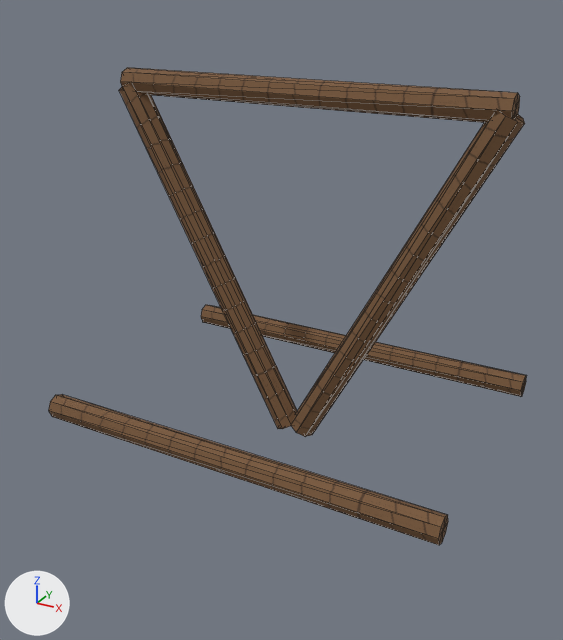
The OBJ model Assets/ProjectOEN/ProductionArt/Meshes/construction_states/cs-002_shelter_partial_frame.obj: old version first, new version second.
The view is the same before and after, from a camera (50 mm lens) standing at (1.35, -2.57, 1.8) and looking at (0.0, -0.12, 0.57). Every picture has the same lights, and +X, +Y and +Z are marked at lower left. The older version comes first. Mesh edges are drawn as thin lines. Where no turn or scale is listed for an object, it has been applied to the vertices. Vertices at exactly the same position are counted once.

The first picture shows 'cs-002_shelter_partial_frame'.
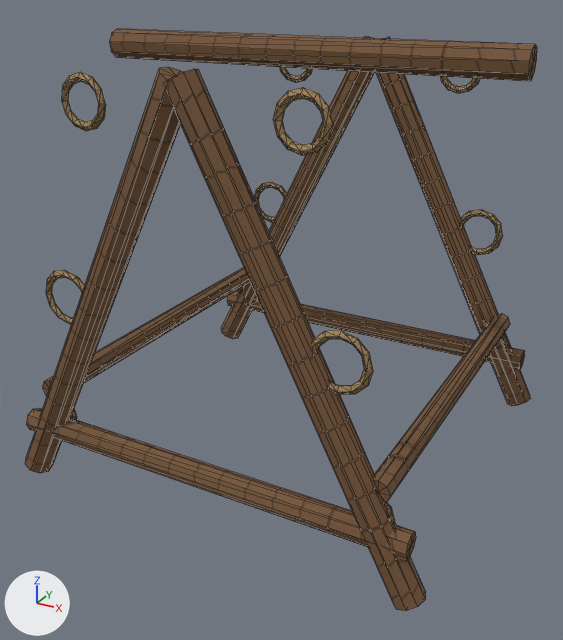
Changed parts and their boxes (x1, y1, x2, y2) in the pictures (563 x 640 px; the box of a moved part takes in the faces that stretch with it):
'cs-002_shelter_partial_frame', reshaped (7% wider, 22% taller)
    before: (49, 68, 527, 545)
    after: (25, 29, 537, 611)
part 1 of me_cs_002_shelter_partial_frame, added (brown)
    after: (109, 29, 537, 81)
part 2 of me_cs_002_shelter_partial_frame, moved or reshaped
    before: (120, 68, 520, 123)
    after: (227, 291, 525, 369)
part 3 of me_cs_002_shelter_partial_frame, added (brown)
    after: (26, 408, 416, 561)
part 4 of me_cs_002_shelter_partial_frame, added
    after: (43, 267, 250, 396)
part 5 of me_cs_002_shelter_partial_frame, added (brown)
    after: (373, 314, 510, 503)
part 6 of me_cs_002_shelter_partial_frame, deleted (brown)
    before: (119, 84, 297, 429)
part 7 of me_cs_002_shelter_partial_frame, deleted (brown)
    before: (201, 305, 527, 397)
part 8 of me_cs_002_shelter_partial_frame, deleted
    before: (291, 113, 525, 437)
part 9 of me_cs_002_shelter_partial_frame, deleted (brown)
    before: (49, 394, 448, 545)
part 10 of me_cs_002_shelter_partial_frame, added
    after: (221, 36, 531, 406)
part 11 of me_cs_002_shelter_partial_frame, added (brown)
    after: (25, 67, 426, 611)

What the commit changed:
Picture 'rope_albedo.png' (img_rope_albedo_png) is new.
Material 'Rope' (mat_rope) is new.
Its texture is img_rope_albedo_png.
Its roughness is 0.89.
me_cs_002_shelter_partial_frame is used by ob_cs_002_shelter_partial_frame; location (0.0, 0.0, 0.0).
me_cs_002_shelter_partial_frame had 90 vertices, 160 faces and spanned x -0.82..0.82, y -0.6..0.6, z 0.01..1.47.
me_cs_002_shelter_partial_frame now has 716 vertices, 1396 faces and spans x -0.83..0.84, y -0.77..0.77, z -0.01..1.62.
me_cs_002_shelter_partial_frame part 1: a new loose piece, a 9-sided cylinder along x spanning x -0.81..0.81, y -0.05..0.05, z 1.51..1.62, in mat_wood (picture img_wood_albedo_png).
me_cs_002_shelter_partial_frame part 2: the loose piece of 18 vertices spanning x -0.77..0.77, y -0.05..0.05, z 1.37..1.47 is moved by (0.0, 0.72, -1.2).
me_cs_002_shelter_partial_frame part 3: a new loose piece, an 8-sided cylinder along x spanning x -0.775..0.775, y -0.765..-0.675, z 0.175..0.265, in mat_wood (picture img_wood_albedo_png).
me_cs_002_shelter_partial_frame part 4: a new loose piece, an 8-sided cylinder along y spanning x -0.702..-0.618, y -0.725..0.725, z 0.338..0.422, in mat_wood (picture img_wood_albedo_png).
me_cs_002_shelter_partial_frame part 5: a new loose piece, an 8-sided cylinder along y spanning x 0.618..0.702, y -0.725..0.725, z 0.338..0.422, in mat_wood (picture img_wood_albedo_png).
me_cs_002_shelter_partial_frame part 6: the loose piece of 18 vertices spanning x -0.81..0.02, y -0.05..0.06, z 0.01..1.43 is deleted.
me_cs_002_shelter_partial_frame part 7: the loose piece of 18 vertices spanning x -0.82..0.82, y 0.5..0.6, z 0.13..0.23 is deleted.
me_cs_002_shelter_partial_frame part 8: the loose piece of 18 vertices spanning x -0.02..0.81, y -0.05..0.06, z 0.01..1.43 is deleted.
me_cs_002_shelter_partial_frame part 9: the loose piece of 18 vertices spanning x -0.82..0.82, y -0.6..-0.5, z 0.13..0.23 is deleted.
me_cs_002_shelter_partial_frame part 10: 312 vertices added at x -0.83..0.84, y 0.67..0.77, z -0.01..1.57.
me_cs_002_shelter_partial_frame part 11: 312 vertices added at x -0.83..0.84, y -0.77..-0.67, z -0.01..1.57.
me_cs_002_shelter_partial_frame gains material mat_rope (picture img_rope_albedo_png).
